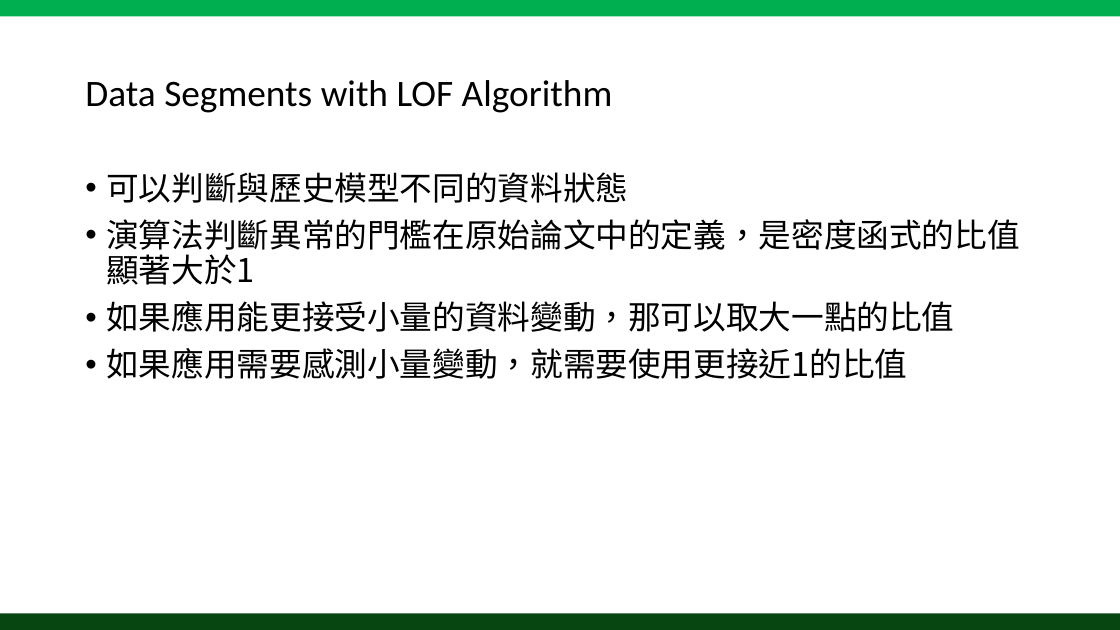
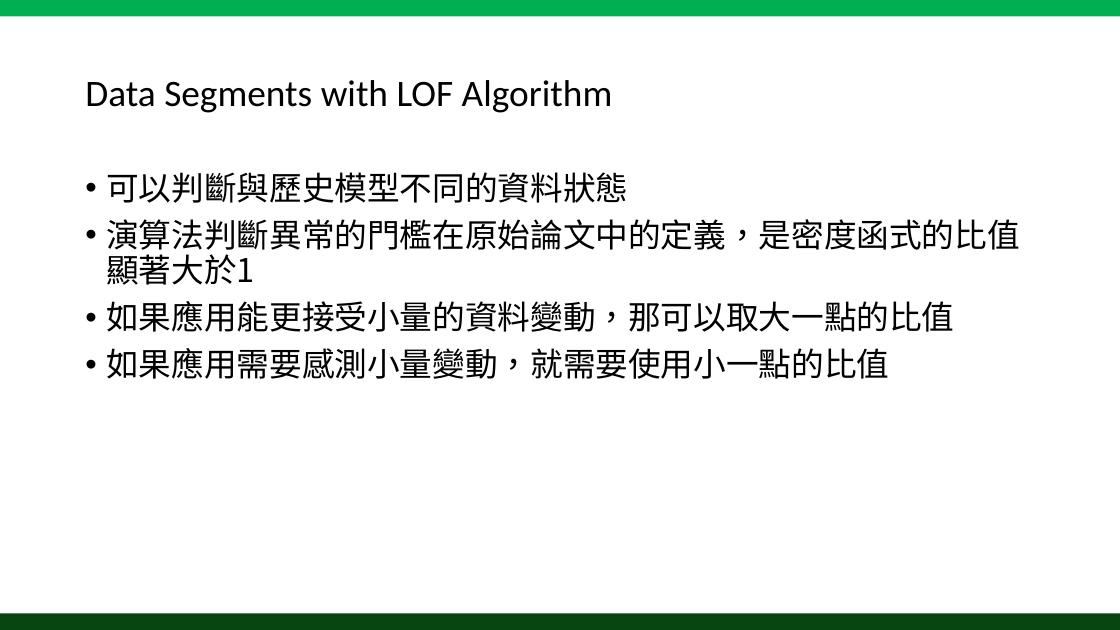
Before and after one commit to tedrong/Paper, a slide deck: slide 50 of Anomaly Detection and Event Alert System for IOT Integrated Management Platform.pptx (slide 49 before the commit). Drawn at 1120x630 pixels with LibreOffice and Linux fonts; fonts in the diff are those of the drawing. Boxes give left, top, right and bottom in pixels: in the first picture for what was removed or moved away, otherwise in the second. Text is boxed around its words. In the diff, an @@ line names an element or a change of style, - is before the commit and + after.

```diff
--- a/Anomaly Detection and Event Alert System for IOT Integrated Management Platform.pptx
+++ b/Anomaly Detection and Event Alert System for IOT Integrated Management Platform.pptx
@@ text at (x1=106, y1=348, x2=889, y2=379): text changed @@
-• 如果應用需要感測小量變動，就需要使用更接近1的比值
+• 如果應用需要感測小量變動，就需要使用小一點的比值
```
Also in this commit, not shown: 3 other slides changed, 1 slide added.
